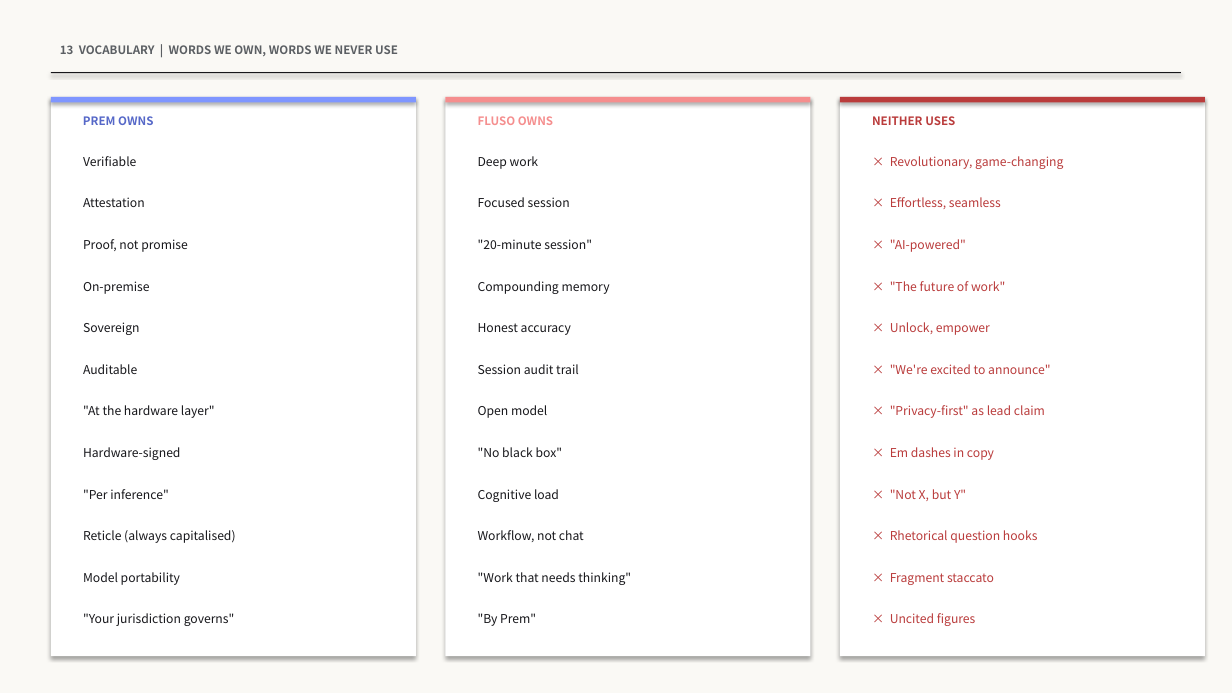
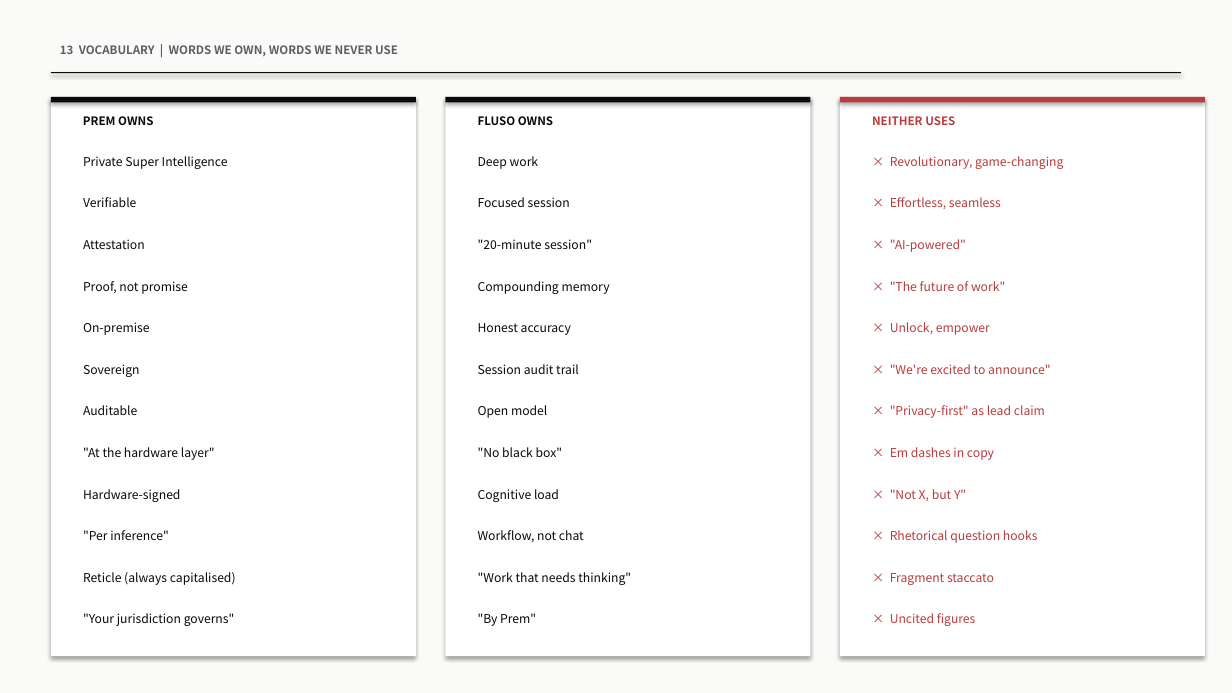
Before and after one commit to ai-luminati-collab/Cadence-Architecture-Deck, a slide deck: slide 22 of PremAI-Fluso-Brand-Bible.pptx (slide 21 before the commit). Drawn at 1232x693 pixels with LibreOffice and Linux fonts; fonts in the diff are those of the drawing. Boxes give left, top, right and bottom in pixels: in the first picture for what was removed or moved away, otherwise in the second. Text is boxed around its words. In the diff, an @@ line names an element or a change of style, - is before the commit and + after.

```diff
--- a/PremAI-Fluso-Brand-Bible.pptx
+++ b/PremAI-Fluso-Brand-Bible.pptx
@@ rectangle at box(0, 0, 1232, 693): fill #FAF9F5 to #FAFAF8 @@
@@ rectangle at box(51, 72, 1181, 73): fill #17171B to #0A0A0A @@
@@ rectangle at box(51, 97, 416, 103): fill #7F96FF to #0A0A0A @@
@@ text "PREM OWNS" at box(83, 116, 153, 125): text colour #5668C8 to #0A0A0A @@
@@ rectangle at box(445, 97, 811, 103): fill #F58E8E to #0A0A0A @@
@@ text "FLUSO OWNS" at box(478, 116, 553, 125): text colour #F58E8E to #0A0A0A @@
@@ text added at box(83, 156, 228, 169), 9.5 pt, text #0A0A0A @@
+Private Super Intelligence
@@ text colour #17171B to #0A0A0A in 23 elements at box(83, 613, 235, 626), box(478, 156, 539, 169), box(478, 197, 570, 207), box(478, 239, 592, 249), box(478, 281, 610, 294), box(478, 323, 571, 335), box(478, 364, 579, 374), box(478, 405, 547, 418), box(478, 447, 563, 457), box(478, 489, 559, 502), box(478, 530, 584, 542), box(478, 572, 631, 585), box(478, 613, 536, 626), box(83, 197, 136, 207), box(83, 447, 215, 460), box(83, 239, 145, 249), box(83, 281, 188, 294), box(83, 322, 150, 335), box(83, 364, 140, 377), box(83, 405, 137, 415), box(83, 489, 181, 502), box(83, 530, 168, 540), box(83, 572, 236, 585) @@
@@ 10 texts: place and size @@
-10 texts at box(83, 156, 236, 543)
+10 texts at box(83, 197, 236, 585)
@@ text removed at box(83, 572, 180, 585) @@
-Model portability
```
Also in this commit, not shown: 21 other slides changed, 3 slides added, 2 slides removed, 1 other file.
